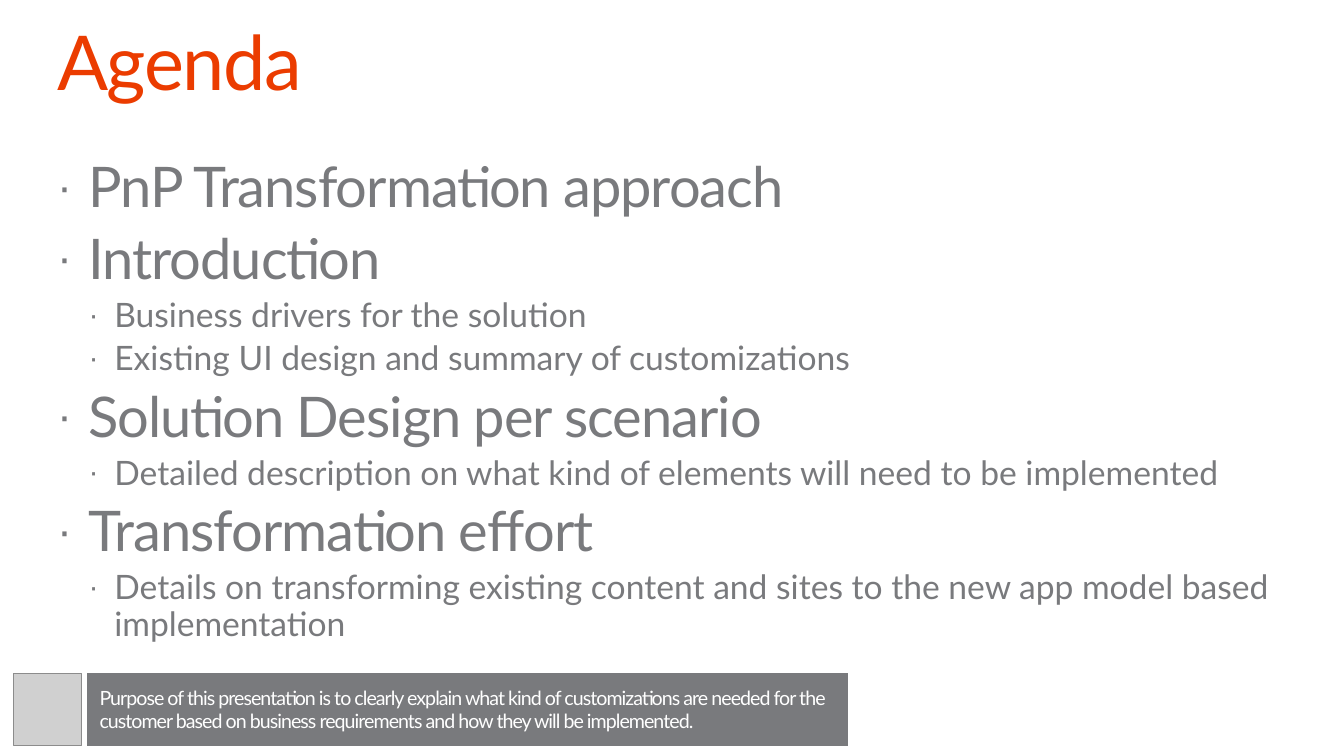
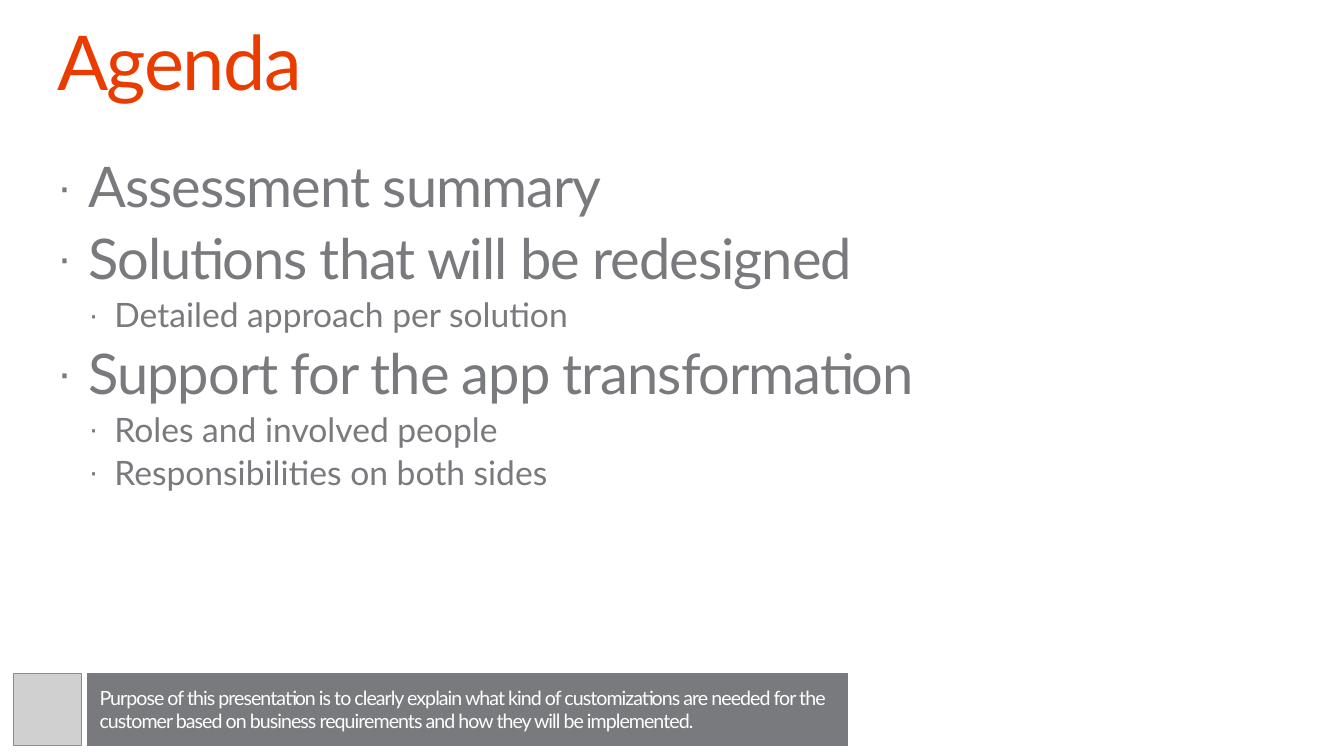
Before and after one commit to SharePoint/PnP-Guidance, a slide deck: slide 2 of PnP Transformation Process/Templates/Solution Design Report Presentation Template.pptx. Drawn at 1344x756 pixels with LibreOffice and Linux fonts; fonts in the diff are those of the drawing; grey boxes stand for pictures; background and template pictures are left out. Boxes give left, top, right and bottom in pixels: in the first picture for what was removed or moved away, otherwise in the second. Text is boxed around its words. In the diff, an @@ line names an element or a change of style, - is before the commit and + after.

Commit message:
Created Design Report Presentation Template from Sample

```diff
--- a/PnP Transformation Process/Templates/Solution Design Report Presentation Template.pptx
+++ b/PnP Transformation Process/Templates/Solution Design Report Presentation Template.pptx
@@ text at bbox=[89, 167, 914, 491]: text changed; size 24 to 40 pt @@
-· PnP Transformation approach
-· Introduction
-  · Business drivers for the solution
-  · Existing UI design and summary of customizations
-· Solution Design per scenario
-  · Detailed description on what kind of elements will need to be implemented
-· Transformation effort
-  · Details on transforming existing content and sites to the new app model based implementation
+· Assessment summary
+· Solutions that will be redesigned
+  · Detailed approach per solution
+· Support for the app transformation
+  · Roles and involved people
+  · Responsibilities on both sides
```
Also in this commit, not shown: 3 other slides changed, 18 slides added, 39 slides removed.
